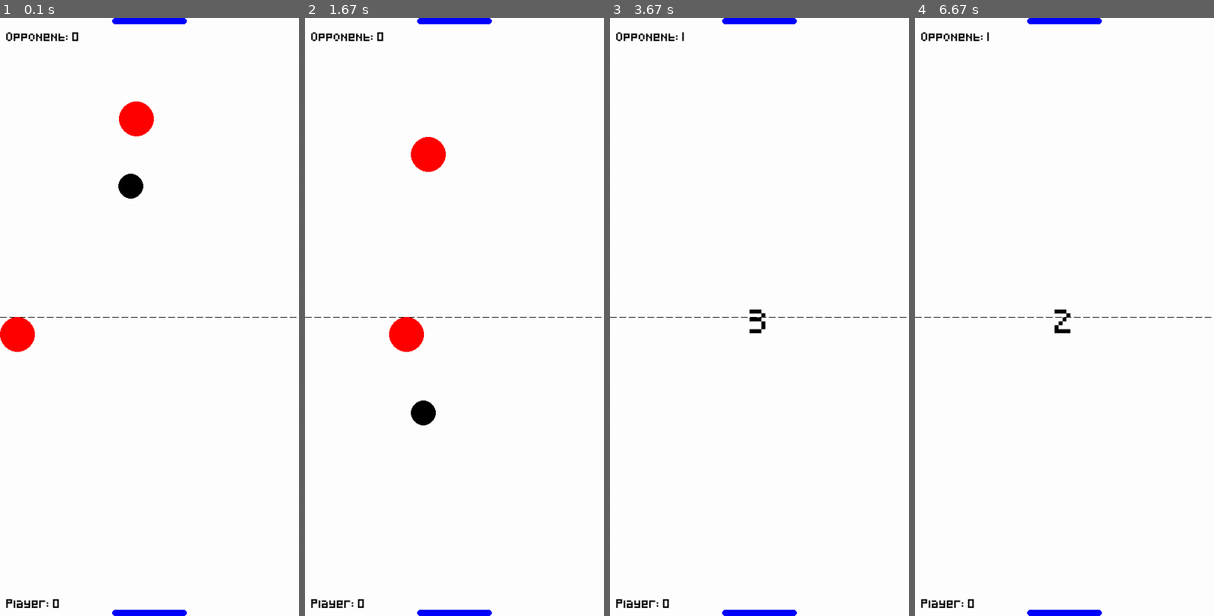
Above: before the commit, frames 1-4 (left to right).
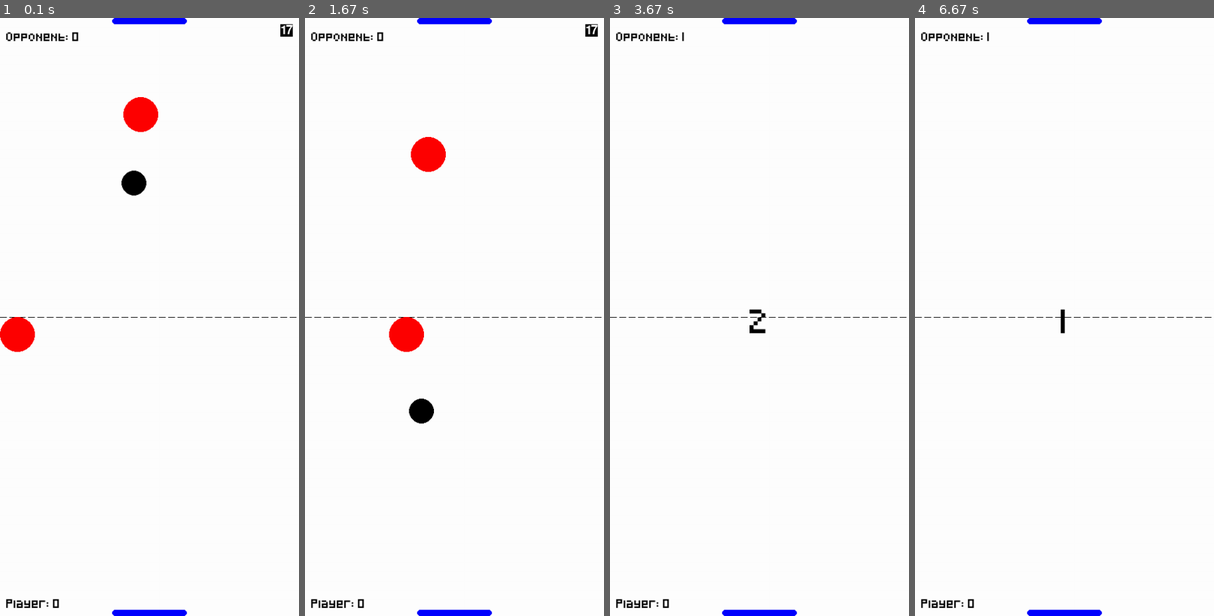
Above: after the commit, the same moments.

Repository: nintanuki/pygame-air-hockey
Game: pygame game, started from main.py
Same seed, same stepped clock (60 frames per second), same inputs: the game is played once before the commit and once after it.
Inputs (mouse positions are in pixels of both pictures, inside the frame that each line leads up to):
- Up to frame 1 (0.1 s): no input
- Up to frame 2 (1.67 s): hold M 0.33-0.8 s; move the mouse to (442, 340) at 0.37 s; hold M 0.83-1.3 s; move the mouse to (349, 538) at 0.87 s; press the mouse at (412, 191) at 1.37 s; move the mouse to (409, 155) at 1.47 s; release the mouse at (406, 119) at 1.6 s
- Up to frame 3 (3.67 s): click (729, 412) at 1.72 s; tap Enter at 2, 2.33, 3.17, 3.57 s
- Up to frame 4 (6.67 s): tap Enter at 4.4, 4.7, 4.97, 5.73 s

The runs differ from the first frame. In frame 1, 0.5% of the frame differs, in the area x 39-98%, y 1-31%; in frame 2, 0.2%; in frame 3, less than 0.1%; in frame 4, 0.1%.

Commit message:
Add mute option

Diff:
--- a/audio.py
+++ b/audio.py
@@ -32,3 +32,5 @@
         self.bg_music.set_volume(self.master_volume)
         self.plob_sound.set_volume(self.master_volume)
         self.score_sound.set_volume(self.master_volume)
+        self.pause_sound.set_volume(self.master_volume)
+        self.unpause_sound.set_volume(self.master_volume)
--- a/debug.py
+++ b/debug.py
@@ -4,9 +4,9 @@
 pygame.init()
 font = pygame.font.Font(None,30)
 
-def debug(info,y = SCREEN_HEIGHT - 20,x = 10):
+def debug(info,y = 10,x = SCREEN_WIDTH - 10):
     display_surf = pygame.display.get_surface()
     debug_surf = font.render(str(info),True,'White')
-    debug_rect = debug_surf.get_rect(topleft = (x,y))
+    debug_rect = debug_surf.get_rect(topright = (x,y))
     pygame.draw.rect(display_surf,'Black',debug_rect)
     display_surf.blit(debug_surf,debug_rect)
--- a/main.py
+++ b/main.py
@@ -3,6 +3,7 @@
 import random
 from settings import *
 from audio import Audio
+from debug import debug
 
 class Game:
     def __init__(self):
@@ -15,6 +16,7 @@
         # Game State
         self.game_active = False
         self.paused = False
+        self.muted = False
 
         #Game Rectangles and Positions
         self.player = pygame.Rect(
@@ -225,6 +227,7 @@
     def run(self):
         """Main game loop."""
         while True:
+            dt = self.clock.tick(FRAMERATE)
             for event in pygame.event.get():
                 if event.type == pygame.QUIT:
                     pygame.quit()
@@ -240,6 +243,20 @@
                         self.audio.channel_0.pause()
                         self.audio.channel_3.play(self.audio.pause_sound)
                         self.pause()
+                    if event.key == pygame.K_m:  # Press M to mute/unmute
+                        self.muted = not self.muted
+                        if self.muted:
+                            self.audio.channel_0.set_volume(0)
+                            self.audio.channel_1.set_volume(0)
+                            self.audio.channel_2.set_volume(0)
+                            self.audio.channel_3.set_volume(0)
+                            self.audio.channel_4.set_volume(0)
+                        else:
+                            self.audio.channel_0.set_volume(0.5)
+                            self.audio.channel_1.set_volume(0.5)
+                            self.audio.channel_2.set_volume(0.5)
+                            self.audio.channel_3.set_volume(0.5)
+                            self.audio.channel_4.set_volume(0.5)
                 if event.type == self.COUNTDOWN_EVENT and self.countdown > 0:
                     self.countdown -= 1
                     if self.countdown == 0:
@@ -324,8 +341,8 @@
             if not self.audio.channel_0.get_busy(): # without this it sounds like static
                 self.audio.channel_0.play(self.audio.bg_music)
 
+            debug(dt)
             pygame.display.flip()
-            self.clock.tick(FRAMERATE)
 
 if __name__ == '__main__':
     game_manager = Game()
